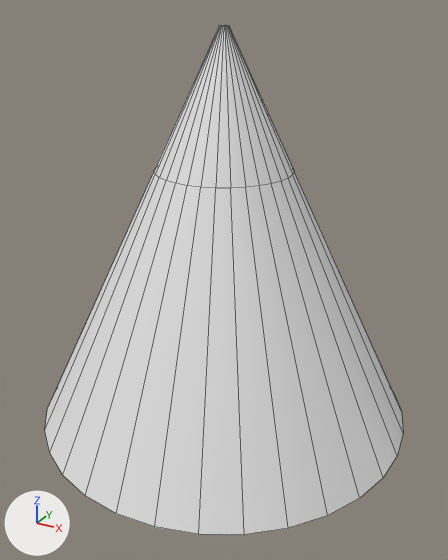
The FBX model Exports/BasicShapes/Cone.fbx, before and after one commit.
One viewpoint serves both versions: a camera (50 mm lens) standing at (1.448, -2.634, 2.155) and looking at (0.043, -0.078, 0.878). Every picture has the same lights, and +X, +Y and +Z are marked at lower left. The picture after the commit comes second. Mesh edges are drawn as thin lines.

The older version as bpy lines, for what is in view:
```python
me_cylinder = bpy.data.meshes.new('Cylinder')
me_cylinder.from_pydata(...)  # 96 vertices, 64 faces; spans x -1.0..1.0, y -1.0..1.0, z 0.08..2.08
ob_sm_cone = bpy.data.objects.new('SM_Cone', me_cylinder)
ob_sm_cone.location = (0.0, 0.0, 0.0)
```
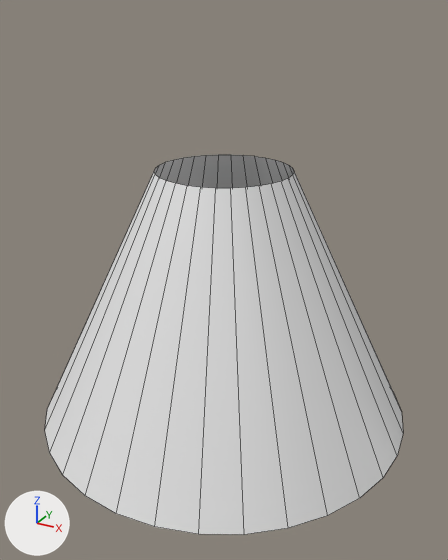
Where the change shows, as pixel boxes [x1, y1, x2, y2] in the pictures (448 x 560 px):
'SM_Cone', reshaped (25% shorter): before [45, 25, 403, 535]; after [45, 155, 403, 535]
part 1 of me_cylinder, deleted: before [154, 25, 294, 188]

Diff of the bpy script that builds the scene:
```diff
--- a/Exports/BasicShapes/Cone.fbx.py
+++ b/Exports/BasicShapes/Cone.fbx.py
@@ me_cylinder @@
 # used by ob_sm_cone; location = (0.0, 0.0, 0.0)
-me_cylinder.from_pydata(...)  # 96 vertices, 64 faces; spans x -1.0..1.0, y -1.0..1.0, z 0.08..2.08
+me_cylinder.from_pydata(...)  # 64 vertices, 32 faces; spans x -1.0..1.0, y -1.0..1.0, z 0.08..1.43
+# me_cylinder part 1
+# 32 vertices are removed from x -0.02..0.02, y -0.02..0.02, z 2.08
+# 32 faces are deleted
```
